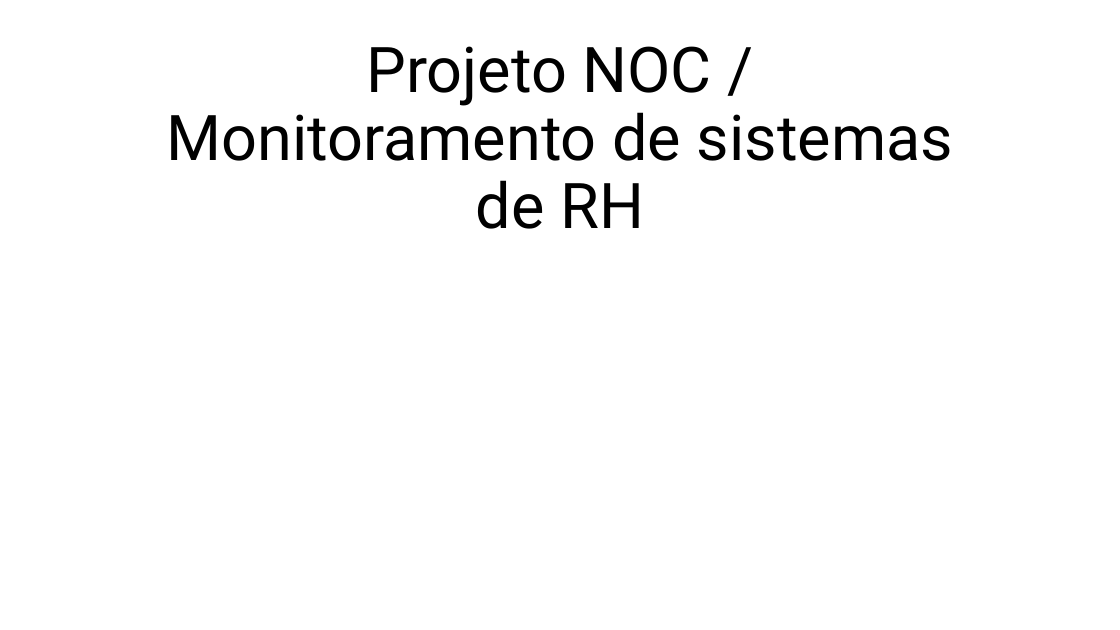
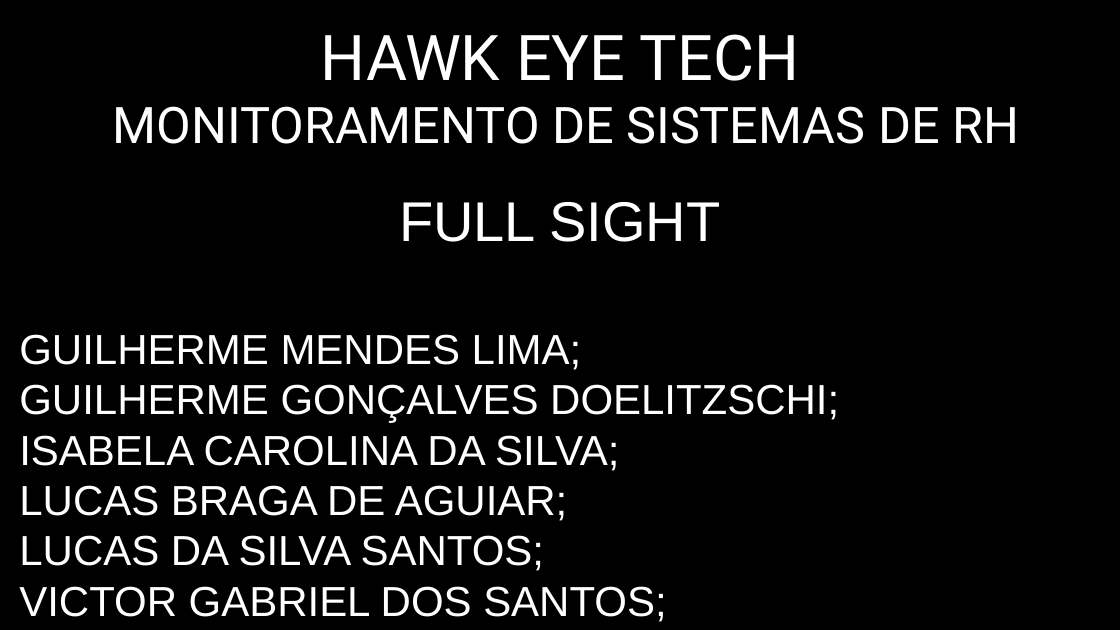
Before and after one commit to lucassilva68/ProjetoII, a slide deck: slide 1 of Documentação/Projeto Monitoramento.pptx. Drawn at 1120x630 pixels with LibreOffice and Linux fonts; fonts in the diff are those of the drawing; background and template pictures are left out. Boxes give left, top, right and bottom in pixels: in the first picture for what was removed or moved away, otherwise in the second. Text is boxed around its words. In the diff, an @@ line names an element or a change of style, - is before the commit and + after.

```diff
--- a/Documentação/Projeto Monitoramento.pptx
+++ b/Documentação/Projeto Monitoramento.pptx
@@ background #FFFFFF to picture (left out) @@
@@ title at (112,34,1019,144): text changed; size 54 to 43.2 pt; text colour #000000 to #FFFFFF @@
-Projeto NOC / Monitoramento de sistemas de RH
+HAWK EYE TECH
+MONITORAMENTO DE SISTEMAS DE RH
@@ text added at (399,202,721,242), 48 pt, text #FFFFFF @@
+FULL SIGHT
@@ text added at (19,334,839,622), 36 pt, text #FFFFFF @@
+GUILHERME MENDES LIMA;
+GUILHERME GONÇALVES DOELITZSCHI;
+ISABELA CAROLINA DA SILVA;
+LUCAS BRAGA DE AGUIAR;
+LUCAS DA SILVA SANTOS;
+VICTOR GABRIEL DOS SANTOS;
```
Also in this commit, not shown: 3 other slides changed, 5 slides added, 1 slide removed.
